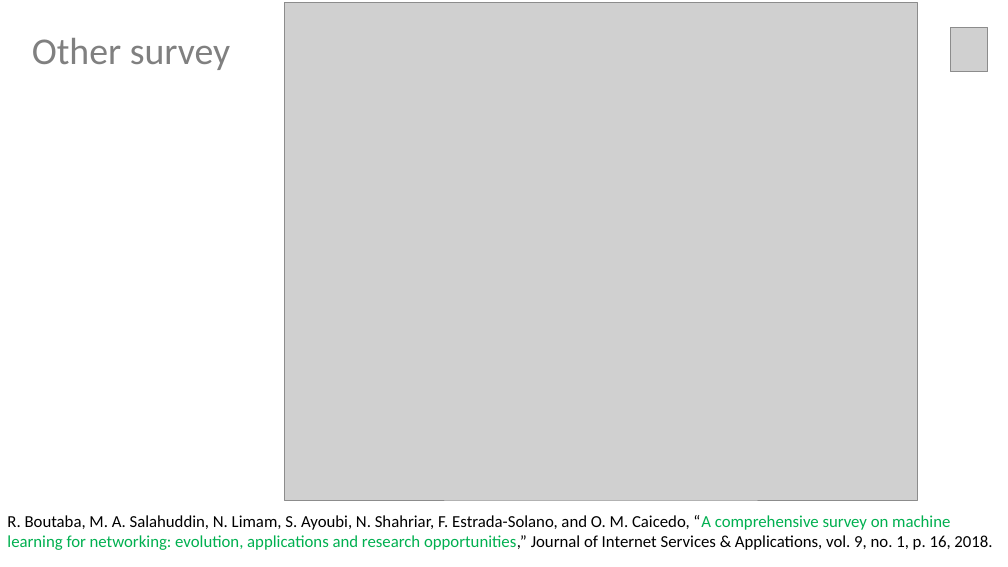
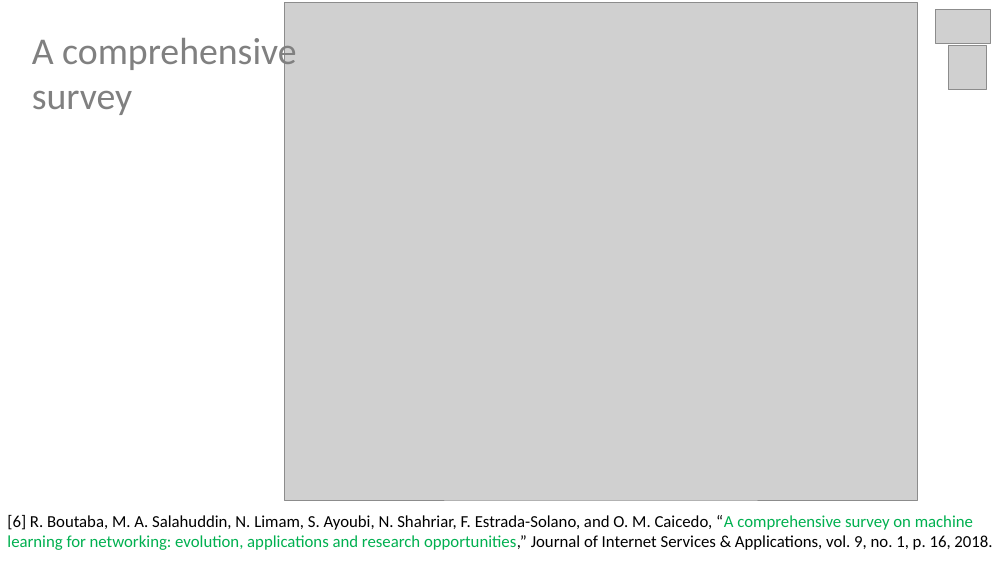
Before and after one commit to sunmapleleaf/AINM, a slide deck: slide 5 of reference/PPT/Initial Survey.pptx. Drawn at 1008x567 pixels with LibreOffice and Linux fonts; fonts in the diff are those of the drawing; grey boxes stand for pictures. Boxes give left, top, right and bottom in pixels: in the first picture for what was removed or moved away, otherwise in the second. Text is boxed around its words. In the diff, an @@ line names an element or a change of style, - is before the commit and + after.

Commit message:
add initial survey PPT

```diff
--- a/reference/PPT/Initial Survey.pptx
+++ b/reference/PPT/Initial Survey.pptx
@@ picture added at [936,10,991,43] @@
@@ text at [32,32,296,115]: text changed @@
-Other survey
+A comprehensive survey
@@ picture: place and size @@
-picture at [951,27,988,72]
+picture at [948,45,986,90]
@@ text at [7,515,992,550]: text changed @@
-R. Boutaba, M. A. Salahuddin, N. Limam, S. Ayoubi, N. Shahriar, F. Estrada-Solano, and O. M. Caicedo, “A comprehensive survey on machine learning for networking: evolution, applications and research opportunities,” Journal of Internet Services & Applications, vol. 9, no. 1, p. 16, 2018.
+[6] R. Boutaba, M. A. Salahuddin, N. Limam, S. Ayoubi, N. Shahriar, F. Estrada-Solano, and O. M. Caicedo, “A comprehensive survey on machine learning for networking: evolution, applications and research opportunities,” Journal of Internet Services & Applications, vol. 9, no. 1, p. 16, 2018.
```
Also in this commit, not shown: 8 other slides changed, 5 slides added, 3 slides removed, 3 other files.
